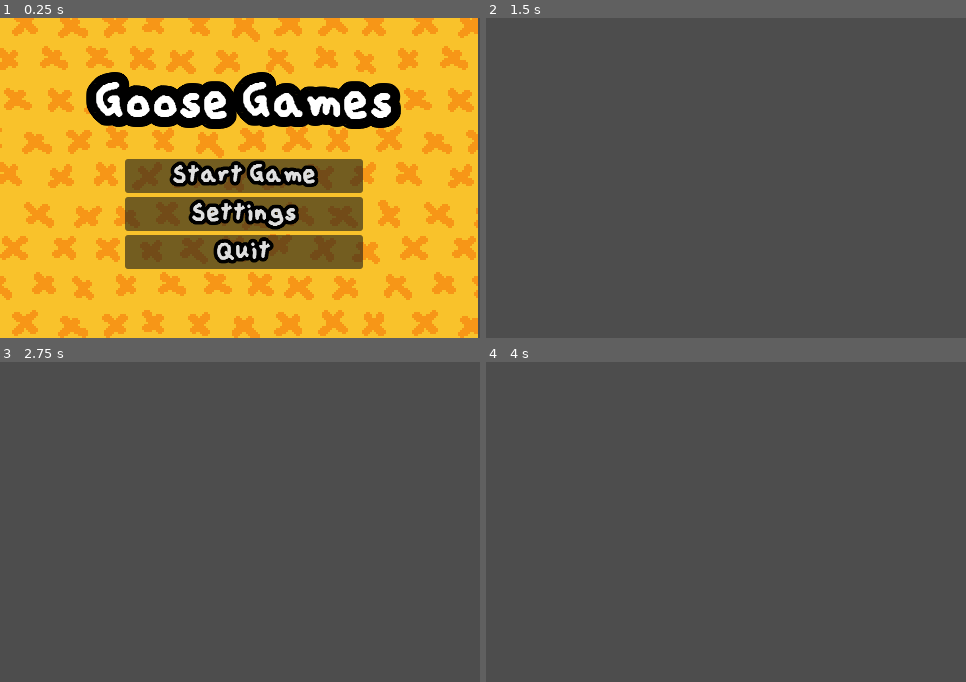
Above: before the commit, frames 1-4 (two rows, left to right).
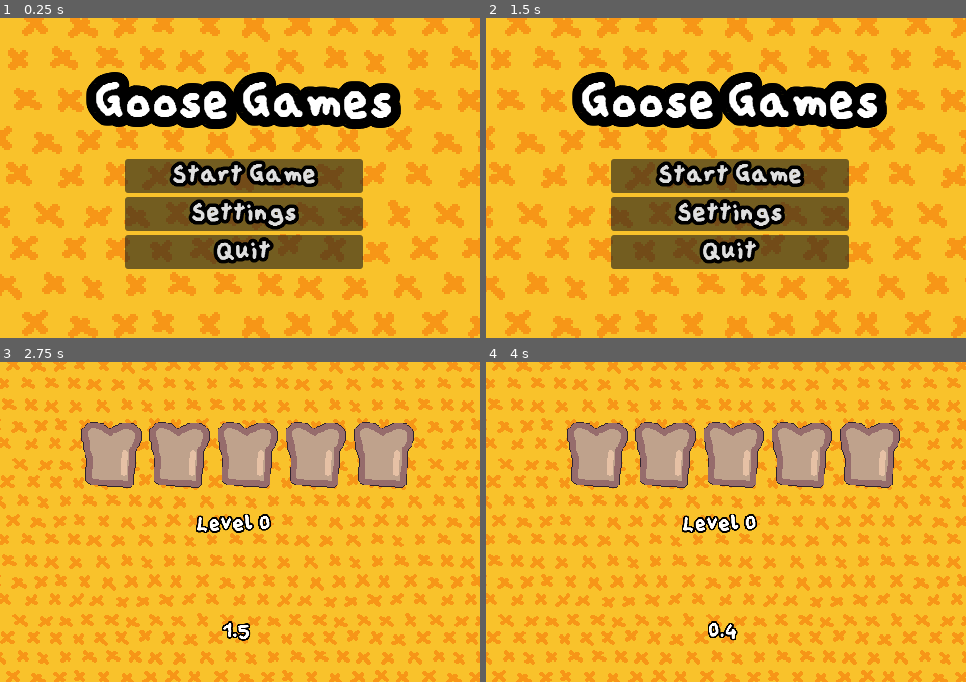
Above: after the commit, the same moments.

Repository: gabl18/WarioWare
Game: Godot game, scene res://title_screen.tscn
The game is run twice, just before and just after one commit, with the same random seed, the same clock (stepped at 60 frames per second) and the same inputs.
Inputs (mouse positions are in pixels of both pictures, inside the frame that each line leads up to):
- Up to frame 1 (0.25 s): no input
- Up to frame 2 (1.5 s): click "Settings" at 0.5 s; click (711, 258) at 1.25 s, where only the run after the commit has a clickable "Back"
- Up to frame 3 (2.75 s): click (244, 518) at 2 s, where only the run after the commit has a clickable "Start Game"
- Up to frame 4 (4 s): tap Enter (ui_accept) at 2.75, 3.02 s; move the mouse to (831, 506) at 2.77 s; hold Right (ui_right) 2.78-3.5 s; tap Alt at 2.85 s; click (831, 506) at 2.92 s; drag from (630, 538) to (702, 586) at 3.52 s

The runs differ from the first frame. In frame 1, 23% of the frame differs, in the area x 0-100%, y 0-100%; in frame 2, 100%; in frame 3, 100%; in frame 4, 100%.

Commit message:
game 3 and much art

Diff:
--- a/wario-ware/ThemedTimer.tscn
+++ b/wario-ware/ThemedTimer.tscn
@@ -8,5 +8,6 @@
 [node name="timer" type="RichTextLabel" parent="." unique_id=554278756]
 offset_right = 72.0
 offset_bottom = 64.0
+theme_override_constants/outline_size = 12
 theme_override_font_sizes/normal_font_size = 42
 text = "0.0"
--- a/wario-ware/minigame_1.gd
+++ b/wario-ware/minigame_1.gd
@@ -15,7 +15,7 @@
 		# tell the script to wait for a signal, or for when a function finshes
 
 
-	await themed_timer.Timer(10.0) #accessing a function from this node
+	await themed_timer.Timer(6.0) #accessing a function from this node
 	#after this is compeleted...
 	timer_end = true # now we're saying "oh ye you ran out of time"
 
--- a/wario-ware/minigame_1.tscn
+++ b/wario-ware/minigame_1.tscn
@@ -84,7 +84,7 @@
 shape = SubResource("RectangleShape2D_qmg03")
 
 [node name="Platform2" type="StaticBody2D" parent="." unique_id=591699000]
-position = Vector2(70.45459, -213.6365)
+position = Vector2(68.18187, -218.18198)
 
 [node name="ColorRect" type="ColorRect" parent="Platform2" unique_id=1078803956]
 offset_left = 563.0
@@ -98,7 +98,7 @@
 shape = SubResource("RectangleShape2D_ykh0f")
 
 [node name="Platform3" type="StaticBody2D" parent="." unique_id=714439973]
-position = Vector2(-186.36377, -345.45477)
+position = Vector2(-188.6365, -356.81842)
 
 [node name="ColorRect" type="ColorRect" parent="Platform3" unique_id=1668705412]
 offset_left = 467.0
--- a/wario-ware/minigame_2.gd
+++ b/wario-ware/minigame_2.gd
@@ -5,7 +5,7 @@
 var timer_end = false
 
 func _ready() -> void:
-	await themed_timer.Timer(7.0)
+	await themed_timer.Timer(4.0)
 	#after this is completed...
 	timer_end = true
 
--- a/wario-ware/minigame_3.gd
+++ b/wario-ware/minigame_3.gd
@@ -1,15 +1,26 @@
 extends Node2D
 
+@onready var themed_timer: Node2D = $ThemedTimer
 
+var buttons_pressed := 0
+var timer_end = false
 # honking - press a button to honk at the humans
-
-
 
 # Called when the node enters the scene tree for the first time.
 func _ready() -> void:
-	pass # Replace with function body.
+	await themed_timer.Timer(4.0)
+	timer_end = true
 
 
 # Called every frame. 'delta' is the elapsed time since the previous frame.
 func _process(delta: float) -> void:
-	pass
+	if buttons_pressed == 18:
+		if Global.minigames_done >= 3:
+			get_tree().change_scene_to_file("res://scenes/done_screen.tscn")
+		else:
+			get_tree().change_scene_to_file("res://level_scene.tscn")
+
+	if timer_end:
+		Global.lives -= 1
+		Global.minigames_done -=1
+		get_tree().change_scene_to_file("res://level_scene.tscn")
--- a/wario-ware/minigame_3.tscn
+++ b/wario-ware/minigame_3.tscn
@@ -1,6 +1,47 @@
 [gd_scene format=3 uid="uid://qhpmor33atpb"]
 
 [ext_resource type="Script" uid="uid://dcqq1s55nmr1o" path="res://minigame_3.gd" id="1_t3ksd"]
+[ext_resource type="Texture2D" uid="uid://cqeo6qiucobdg" path="res://images/Background2.png" id="2_cdg48"]
+[ext_resource type="Texture2D" uid="uid://b22jq54bgljh" path="res://images/minigame3/Minigame5.png" id="3_1i1uu"]
+[ext_resource type="Texture2D" uid="uid://dlfn8643s8wgh" path="res://images/minigame3/Minigame4.png" id="4_0abbc"]
+[ext_resource type="Script" uid="uid://cw4ujwhv7qtnm" path="res://texture_rect.gd" id="4_1i1uu"]
+[ext_resource type="Texture2D" uid="uid://bovhmtbkhyetg" path="res://images/minigame3/Minigame3.png" id="5_elj0y"]
+[ext_resource type="PackedScene" uid="uid://ch0ete1dwmhb2" path="res://ThemedTimer.tscn" id="7_0abbc"]
+[ext_resource type="Script" uid="uid://do7bhv5330842" path="res://texture_button.gd" id="7_elj0y"]
 
 [node name="Minigame_3" type="Node2D" unique_id=292362315]
 script = ExtResource("1_t3ksd")
+
+[node name="ScrollignBackground" type="Parallax2D" parent="." unique_id=597977386]
+repeat_size = Vector2(400, 0)
+autoscroll = Vector2(40, 0)
+
+[node name="Background" type="TextureRect" parent="ScrollignBackground" unique_id=1280701454]
+offset_right = 568.8361
+offset_bottom = 323.0
+texture = ExtResource("2_cdg48")
+stretch_mode = 1
+
+[node name="TextureRect" type="TextureRect" parent="." unique_id=1715872153]
+offset_left = -1.0
+offset_top = 2.0
+offset_right = 315.0
+offset_bottom = 325.0
+texture = ExtResource("3_1i1uu")
+script = ExtResource("4_1i1uu")
+
+[node name="TextureButton" type="TextureButton" parent="." unique_id=609703981]
+offset_left = 139.0
+offset_top = -22.0
+offset_right = 472.0
+offset_bottom = 316.61237
+texture_normal = ExtResource("4_0abbc")
+texture_pressed = ExtResource("5_elj0y")
+stretch_mode = 0
+script = ExtResource("7_elj0y")
+
+[node name="ThemedTimer" parent="." unique_id=31965389 instance=ExtResource("7_0abbc")]
+position = Vector2(372, 31)
+
+[connection signal="pressed" from="TextureButton" to="TextureRect" method="_on_texture_button_pressed"]
+[connection signal="pressed" from="TextureButton" to="TextureButton" method="_on_pressed"]
--- a/wario-ware/player.gd
+++ b/wario-ware/player.gd
@@ -1,8 +1,8 @@
 extends CharacterBody2D
 
 
-const SPEED = 300.0
-const JUMP_VELOCITY = -530.0
+const SPEED = 200.0
+const JUMP_VELOCITY = -370.0
 
 @onready var sprite = $Sprite2D
 
--- a/wario-ware/scenes/death_screen.tscn
+++ b/wario-ware/scenes/death_screen.tscn
@@ -1,7 +1,8 @@
 [gd_scene format=3 uid="uid://bafcxqqdu6ob0"]
 
 [ext_resource type="Script" uid="uid://cn6pypo16rjik" path="res://scenes/death_screen.gd" id="1_dwo6e"]
-[ext_resource type="Texture2D" uid="uid://qlf7u0bl5xaj" path="res://images/placeholders/Screenshot 2026-06-25 184055.png" id="1_uyutr"]
+[ext_resource type="Texture2D" uid="uid://cxa5kt3mbhgws" path="res://images/Background5.png" id="2_dwo6e"]
+[ext_resource type="Texture2D" uid="uid://drq3s038skh5e" path="res://images/Emotes/Duck_Emote1.png" id="3_mqh5l"]
 
 [node name="death_screen" type="Node2D" unique_id=145478932]
 script = ExtResource("1_dwo6e")
@@ -9,27 +10,31 @@
 [node name="Background" type="TextureRect" parent="." unique_id=2135974208]
 offset_right = 1152.0
 offset_bottom = 649.0
-texture = ExtResource("1_uyutr")
+scale = Vector2(0.52000046, 0.52000046)
+texture = ExtResource("2_dwo6e")
+stretch_mode = 1
 
 [node name="Title" type="RichTextLabel" parent="." unique_id=1815215109]
 clip_contents = false
 anchors_preset = 5
 anchor_left = 0.5
 anchor_right = 0.5
-offset_left = 65.0
-offset_top = 74.0
-offset_right = 1105.0
-offset_bottom = 226.0
+offset_left = 80.0
+offset_top = 52.000008
+offset_right = 1120.0
+offset_bottom = 204.0
 grow_horizontal = 2
+scale = Vector2(0.686778, 0.6595984)
 theme_override_constants/outline_size = 40
 theme_override_font_sizes/normal_font_size = 108
 text = "You Died!"
 
 [node name="VBoxContainer" type="VBoxContainer" parent="." unique_id=620772793]
-offset_left = 406.0
-offset_top = 261.0
-offset_right = 748.0
-offset_bottom = 551.0
+offset_left = 116.00001
+offset_top = 148.00002
+offset_right = 458.0
+offset_bottom = 438.0
+scale = Vector2(0.71999943, 0.71999943)
 
 [node name="menu" type="Button" parent="VBoxContainer" unique_id=690220919]
 layout_mode = 2
@@ -43,5 +48,13 @@
 theme_override_font_sizes/font_size = 26
 text = "Quit"
 
+[node name="TextureRect" type="TextureRect" parent="." unique_id=1444854468]
+offset_left = 1.5258789e-05
+offset_top = 79.0
+offset_right = 80.000015
+offset_bottom = 159.0
+scale = Vector2(3.0399976, 3.0399976)
+texture = ExtResource("3_mqh5l")
+
 [connection signal="pressed" from="VBoxContainer/menu" to="." method="_on_menu_pressed"]
 [connection signal="pressed" from="VBoxContainer/Quit" to="." method="_on_quit_pressed"]
--- a/wario-ware/scenes/done_screen.tscn
+++ b/wario-ware/scenes/done_screen.tscn
@@ -1,35 +1,39 @@
 [gd_scene format=3 uid="uid://c2p2boews4jfe"]
 
 [ext_resource type="Script" uid="uid://g7fo1iwuu4cm" path="res://scenes/done_screen.gd" id="1_uqm27"]
-[ext_resource type="Texture2D" uid="uid://qlf7u0bl5xaj" path="res://images/placeholders/Screenshot 2026-06-25 184055.png" id="2_k66lo"]
+[ext_resource type="Texture2D" uid="uid://bcporj064xor0" path="res://images/Background4.png" id="2_uqm27"]
+[ext_resource type="Texture2D" uid="uid://ja8xpcxussmq" path="res://images/Emotes/Duck_Emote2.png" id="3_k66lo"]
 
 [node name="done_screen" type="Node2D" unique_id=1410367120]
+scale = Vector2(0.52000093, 0.52000093)
 script = ExtResource("1_uqm27")
 
 [node name="Background" type="TextureRect" parent="." unique_id=1764955329]
 offset_right = 1152.0
 offset_bottom = 649.0
-texture = ExtResource("2_k66lo")
+texture = ExtResource("2_uqm27")
+stretch_mode = 1
 
 [node name="Title" type="RichTextLabel" parent="." unique_id=892457620]
 clip_contents = false
 anchors_preset = 5
 anchor_left = 0.5
 anchor_right = 0.5
-offset_left = 65.0
-offset_top = 74.0
-offset_right = 1105.0
-offset_bottom = 226.0
+offset_left = 90.38445
+offset_top = 126.92285
+offset_right = 1130.3844
+offset_bottom = 278.92285
 grow_horizontal = 2
 theme_override_constants/outline_size = 40
-theme_override_font_sizes/normal_font_size = 108
+theme_override_font_sizes/normal_font_size = 80
 text = "Congrats! You Won!"
 
 [node name="VBoxContainer" type="VBoxContainer" parent="." unique_id=1664484306]
-offset_left = 406.0
-offset_top = 261.0
-offset_right = 748.0
-offset_bottom = 551.0
+offset_left = 236.53802
+offset_top = 257.69183
+offset_right = 578.5381
+offset_bottom = 547.69183
+scale = Vector2(1.3846147, 1.3846147)
 
 [node name="menu" type="Button" parent="VBoxContainer" unique_id=896744374]
 layout_mode = 2
@@ -43,5 +47,13 @@
 theme_override_font_sizes/font_size = 26
 text = "Quit"
 
+[node name="TextureRect" type="TextureRect" parent="." unique_id=1005992167]
+offset_left = -26.923029
+offset_top = 203.8458
+offset_right = 315.07697
+offset_bottom = 283.8458
+scale = Vector2(1.2307694, 5.112419)
+texture = ExtResource("3_k66lo")
+
 [connection signal="pressed" from="VBoxContainer/menu" to="." method="_on_menu_pressed"]
 [connection signal="pressed" from="VBoxContainer/Quit" to="." method="_on_quit_pressed"]
--- /dev/null
+++ b/wario-ware/settings_screen.gd
@@ -0,0 +1,6 @@
+extends Node2D
+
+
+
+func _on_menu_pressed() -> void:
+	get_tree().change_scene_to_file("res://title_screen.tscn")
--- a/wario-ware/settings_screen.tscn
+++ b/wario-ware/settings_screen.tscn
@@ -1,3 +1,29 @@
 [gd_scene format=3 uid="uid://bg6rcbprm40y5"]
 
+[ext_resource type="Texture2D" uid="uid://cqeo6qiucobdg" path="res://images/Background2.png" id="1_00yke"]
+[ext_resource type="Script" uid="uid://cbomardd8ofbo" path="res://settings_screen.gd" id="1_pfwel"]
+
 [node name="settings_screen" type="Node2D" unique_id=273009670]
+script = ExtResource("1_pfwel")
+
+[node name="ScrollignBackground" type="Parallax2D" parent="." unique_id=2108876258]
+scale = Vector2(0.5292153, 0.5292153)
+repeat_size = Vector2(800, 0)
+autoscroll = Vector2(40, 0)
+
+[node name="Background" type="TextureRect" parent="ScrollignBackground" unique_id=1400383197]
+offset_right = 1150.0
+offset_bottom = 653.0
+texture = ExtResource("1_00yke")
+stretch_mode = 1
+
+[node name="menu" type="Button" parent="." unique_id=157610235]
+offset_left = 160.0
+offset_top = 224.0
+offset_right = 290.0
+offset_bottom = 258.0
+theme_override_constants/outline_size = 14
+theme_override_font_sizes/font_size = 26
+text = "Back"
+
+[connection signal="pressed" from="menu" to="." method="_on_menu_pressed"]
--- /dev/null
+++ b/wario-ware/texture_button.gd
@@ -0,0 +1,6 @@
+extends TextureButton
+
+@onready var parent = $".."
+
+func _on_pressed() -> void:
+	parent.buttons_pressed += 1
--- /dev/null
+++ b/wario-ware/texture_rect.gd
@@ -0,0 +1,19 @@
+extends TextureRect
+
+const normal_texture = preload("res://images/minigame3/Minigame5.png")
+const annoyed_texture = preload("res://images/minigame3/Minigame6.png")
+# Called when the node enters the scene tree for the first time.
+func _ready() -> void:
+	pass # Replace with function body.
+
+
+# Called every frame. 'delta' is the elapsed time since the previous frame.
+func _process(delta: float) -> void:
+	pass
+
+
+func _on_texture_button_pressed() -> void:
+	if texture == normal_texture:
+		texture = annoyed_texture
+	else:
+		texture = normal_texture
--- a/wario-ware/timer_screen.gd
+++ b/wario-ware/timer_screen.gd
@@ -12,7 +12,7 @@
 var time
 
 func _ready() -> void:
-	await Timer(5.0) # using the function created
+	await Timer(2.0) # using the function created
 
 	if Global.minigames_done < 3: # if you havent completed 3 minigames yet
 		Global.minigames_done = Global.minigames_done +1
--- a/wario-ware/title_screen.tscn
+++ b/wario-ware/title_screen.tscn
@@ -6,7 +6,11 @@
 [node name="TitleScreen" type="Node2D" unique_id=1585264742]
 script = ExtResource("1_ak2if")
 
-[node name="Background" type="TextureRect" parent="." unique_id=706682778]
+[node name="ScrollignBackground" type="Parallax2D" parent="." unique_id=1567318876]
+repeat_size = Vector2(400, 0)
+autoscroll = Vector2(40, 0)
+
+[node name="Background" type="TextureRect" parent="ScrollignBackground" unique_id=706682778]
 offset_right = 478.0
 offset_bottom = 321.0
 texture = ExtResource("2_ak2if")
Not shown, added: wario-ware/export_presets.cfg
Binary file removed: wario-ware/images/Background1.aseprite
Binary file changed: wario-ware/images/Background5.png
Binary file added: wario-ware/images/Emotes/Duck_Emote1.png
Not shown, added: wario-ware/images/Emotes/Duck_Emote1.png.import
Binary file added: wario-ware/images/Emotes/Duck_Emote2.png
Not shown, added: wario-ware/images/Emotes/Duck_Emote2.png.import
Binary file added: wario-ware/images/Minigame3.png
Not shown, added: wario-ware/images/Minigame3.png.import
Binary file added: wario-ware/images/aseprite/Background1.aseprite
Binary file added: wario-ware/images/aseprite/Duck_Emotes.aseprite
Binary file added: wario-ware/images/aseprite/Minigame3.aseprite
(and 17 more such lines)
